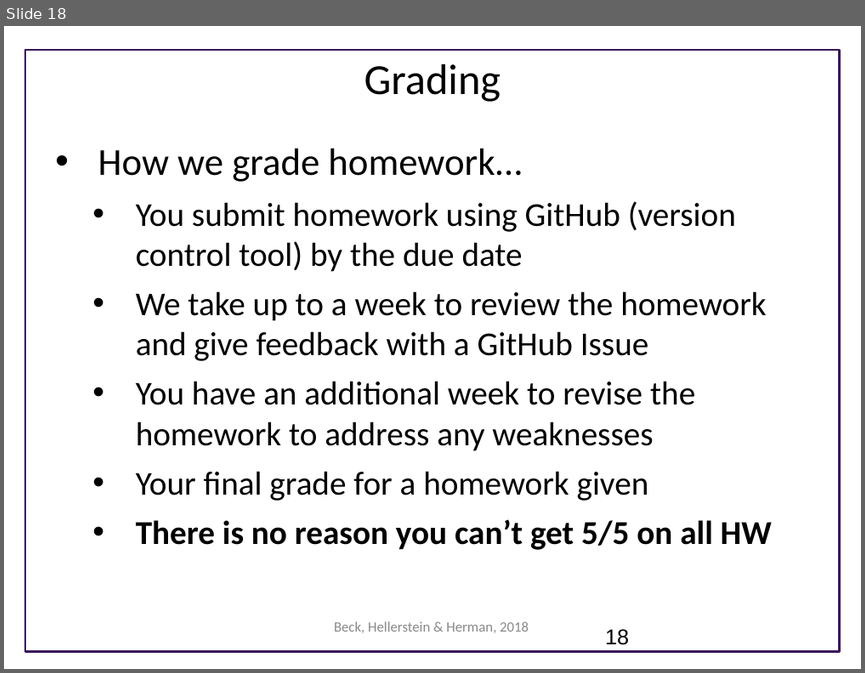
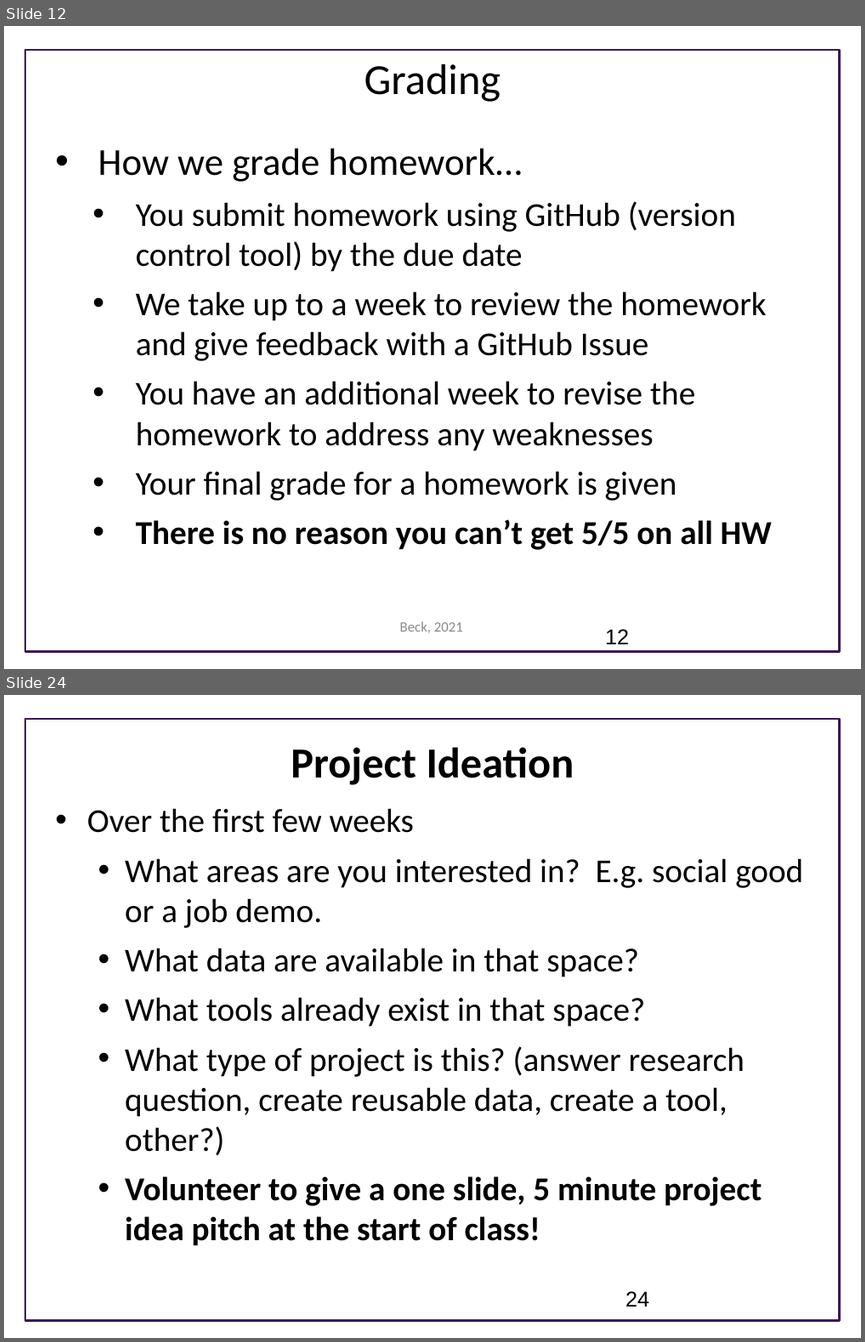
Before and after one commit to UWSEDS/lecture-materials, a slide deck: 01_overview/Course Introduction.pptx. Shown one above the other, each under a label of ours: slide 18 before the commit, slides 12 and 24 after it; the slides between them are not shown. The pictures are 865x673 and 865x1342 pixels, drawn with LibreOffice and Linux fonts; fonts in the diff are those of the drawing; background and template pictures are left out. Boxes give left, top, right and bottom in pixels: in the first picture for what was removed or moved away, otherwise in the second. Text is boxed around its words. In the diff, an @@ line names an element or a change of style, - is before the commit and + after.

```diff
--- a/01_overview/Course Introduction.pptx
+++ b/01_overview/Course Introduction.pptx
@@ slide 24 added at box(4, 695, 861, 1338), background #FFFFFF; not listed: 1 template element that a slide beside it also shows @@
@@ text added at box(290, 747, 574, 785), 36 pt, text #000000, bold @@
+Project Ideation
@@ text added at box(87, 808, 803, 1245), 28 pt, text #000000 @@
+• Over the first few weeks
+  • What areas are you interested in? E.g. social good or a job demo.
+  • What data are available in that space?
+  • What tools already exist in that space?
+  • What type of project is this? (answer research question, create reusable data, create a tool, other?)
+  • Volunteer to give a one slide, 5 minute project idea pitch at the start of class!
@@ page number added at box(625, 1291, 649, 1306), 18 pt, text #000000 @@
+24
@@ what was slide 18 is now slide 12 @@
@@ slide 12 changed as well @@
@@ text at box(136, 471, 677, 500): text changed @@
-  • Your final grade for a homework given
+  • Your final grade for a homework is given
@@ text at box(400, 621, 463, 633): text changed @@
-Beck, Hellerstein & Herman, 2018
+Beck, 2021
@@ page number at box(605, 629, 629, 644): text changed @@
-18
+12
```
Also in this commit, not shown: 12 other slides changed, 11 other slides added, 6 slides removed.
